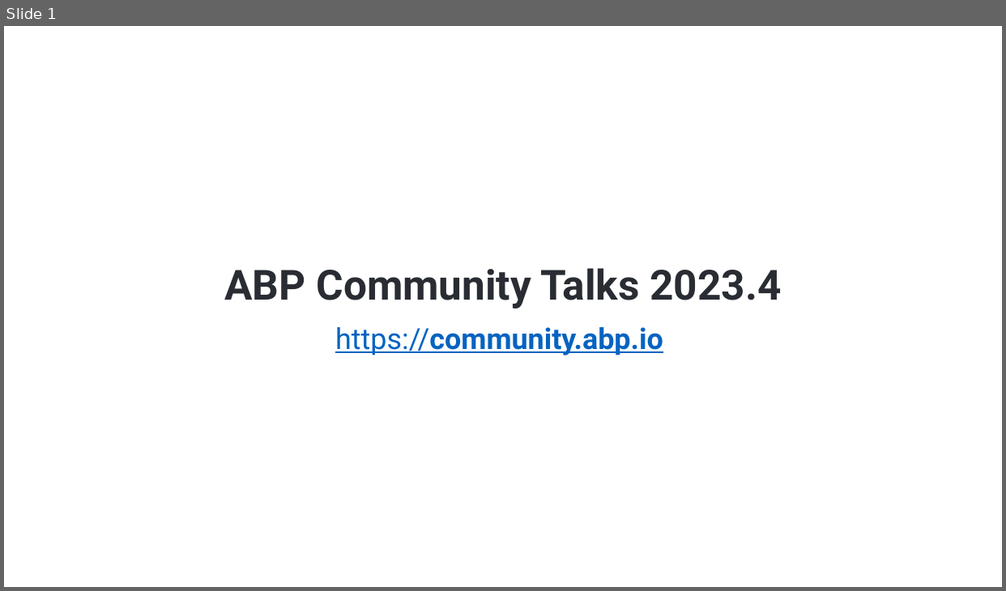
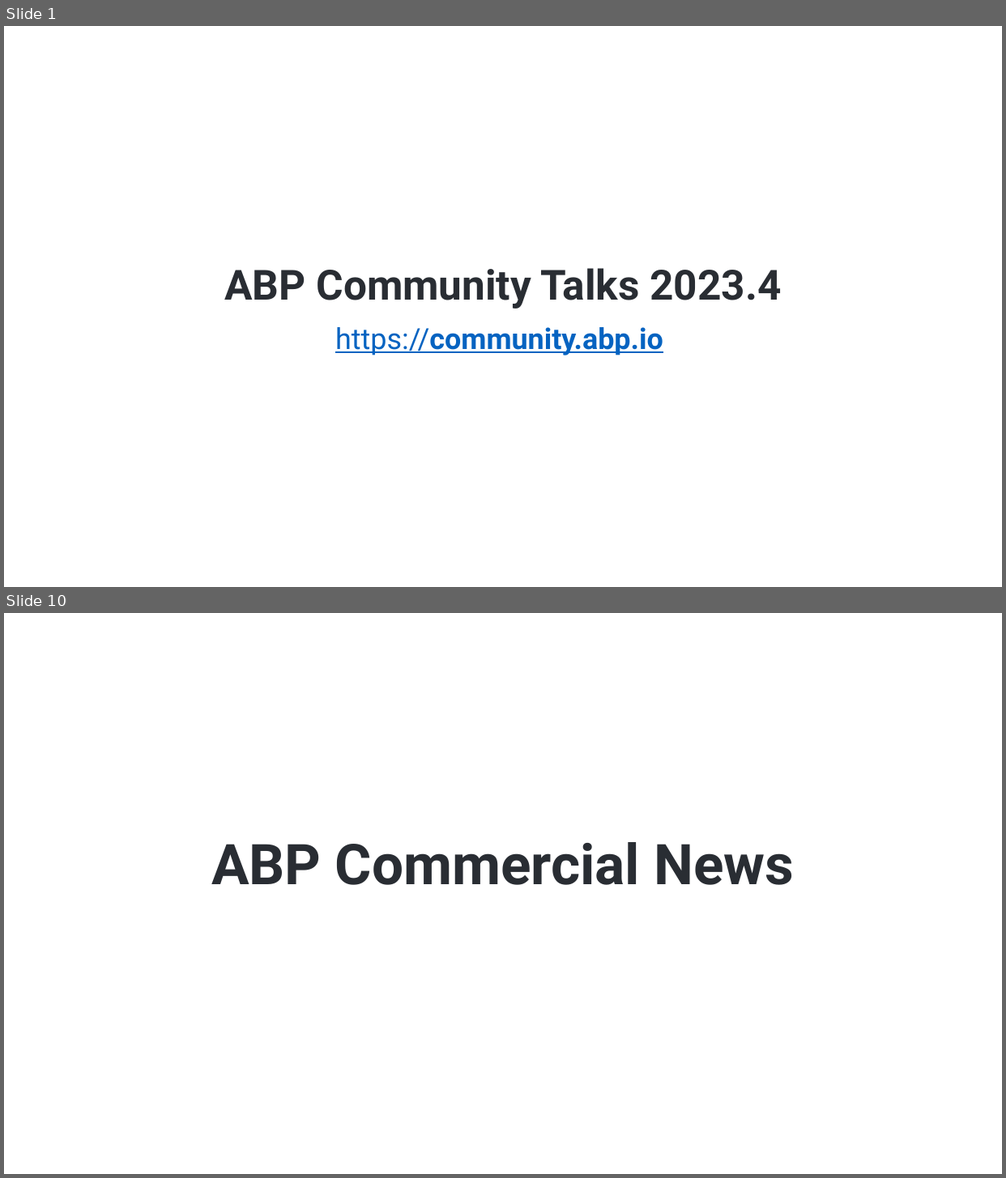
Before and after one commit to hikalkan/presentations, a slide deck: 2023-05-30 ABP Community Talks 2023.4/ABP Comm Talks 2023.4.pptx. Shown one above the other, each under a label of ours: slide 1 before the commit, slides 1 and 10 after it; the slides between them are not shown. The pictures are 1006x591 and 1006x1178 pixels, drawn with LibreOffice and Linux fonts; fonts in the diff are those of the drawing; background and template pictures are left out. Boxes give left, top, right and bottom in pixels: in the first picture for what was removed or moved away, otherwise in the second. Text is boxed around its words. In the diff, an @@ line names an element or a change of style, - is before the commit and + after.

```diff
--- a/2023-05-30 ABP Community Talks 2023.4/ABP Comm Talks 2023.4.pptx
+++ b/2023-05-30 ABP Community Talks 2023.4/ABP Comm Talks 2023.4.pptx
@@ slide 10 added at [4, 613, 1002, 1174], background picture (left out) @@
@@ title added at [211, 842, 795, 885], 54 pt, text #292D33, bold @@
+ABP Commercial News
```
Also in this commit, not shown: 1 slide changed, 12 other slides added, 7 slides removed.
